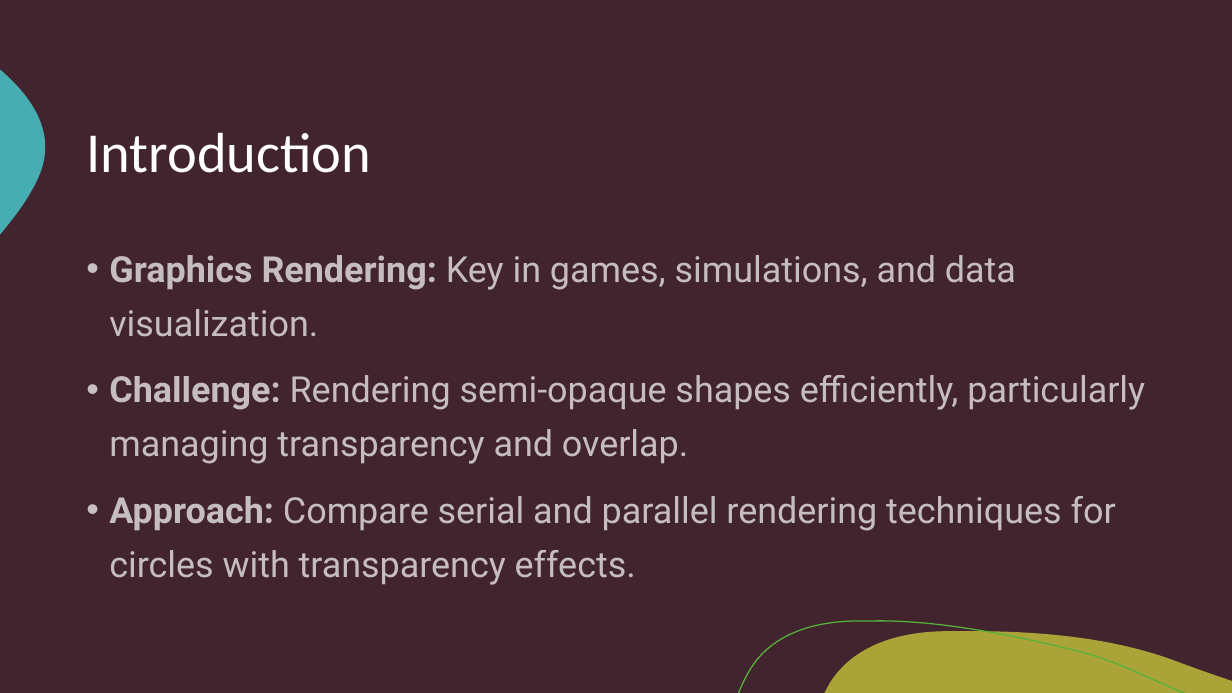
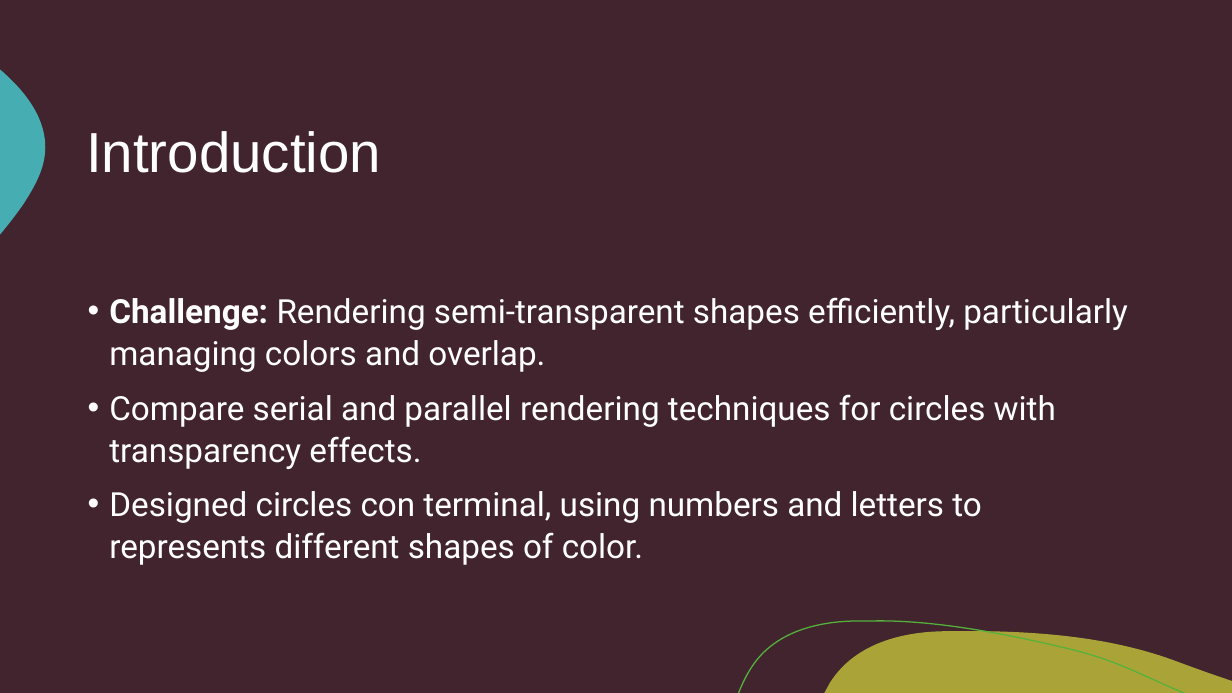
Before and after one commit to R-Marconi01/Renderer, a slide deck: slide 2 of Renderer.pptx. Drawn at 1232x693 pixels with LibreOffice and Linux fonts; fonts in the diff are those of the drawing. Boxes give left, top, right and bottom in pixels: in the first picture for what was removed or moved away, otherwise in the second. Text is boxed around its words. In the diff, an @@ line names an element or a change of style, - is before the commit and + after.

```diff
--- a/Renderer.pptx
+++ b/Renderer.pptx
@@ title "Introduction" at <box>86,131,381,173</box>: font Calibri to Arial @@
@@ text at <box>109,297,1128,565</box>: text changed; size 28 to 25.9 pt; text colour #FFFFFF at 70% opacity to #FFFFFF @@
-• Graphics Rendering: Key in games, simulations, and data visualization.
-• Challenge: Rendering semi-opaque shapes efficiently, particularly managing transparency and overlap.
-• Approach: Compare serial and parallel rendering techniques for circles with transparency effects.
+• Challenge: Rendering semi-transparent shapes efficiently, particularly managing colors and overlap.
+• Compare serial and parallel rendering techniques for circles with transparency effects.
+• Designed circles con terminal, using numbers and letters to represents different shapes of color.
```
Also in this commit, not shown: 7 other slides changed, 1 slide added, 2 slides removed, 1 other file.
